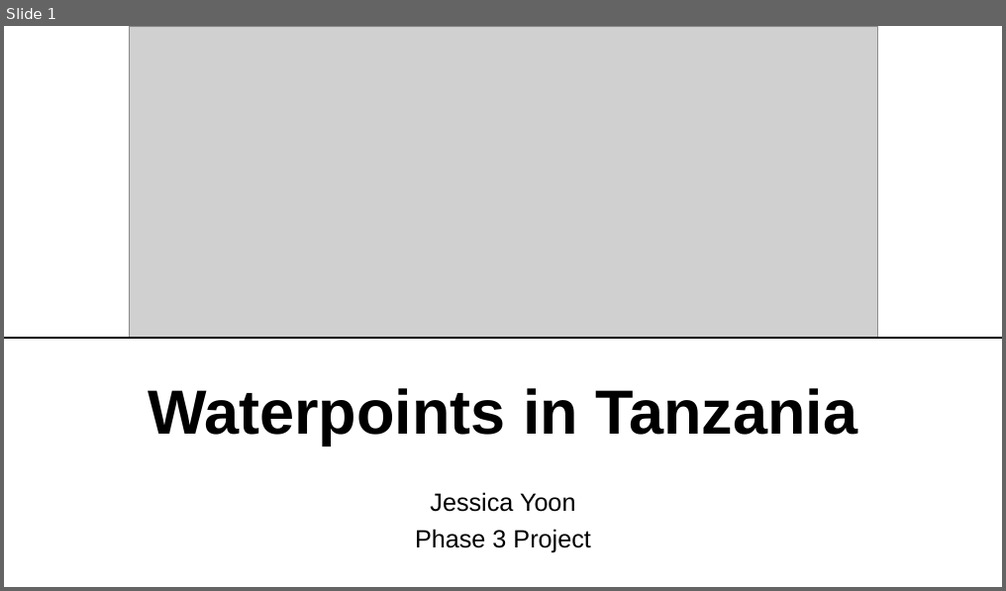
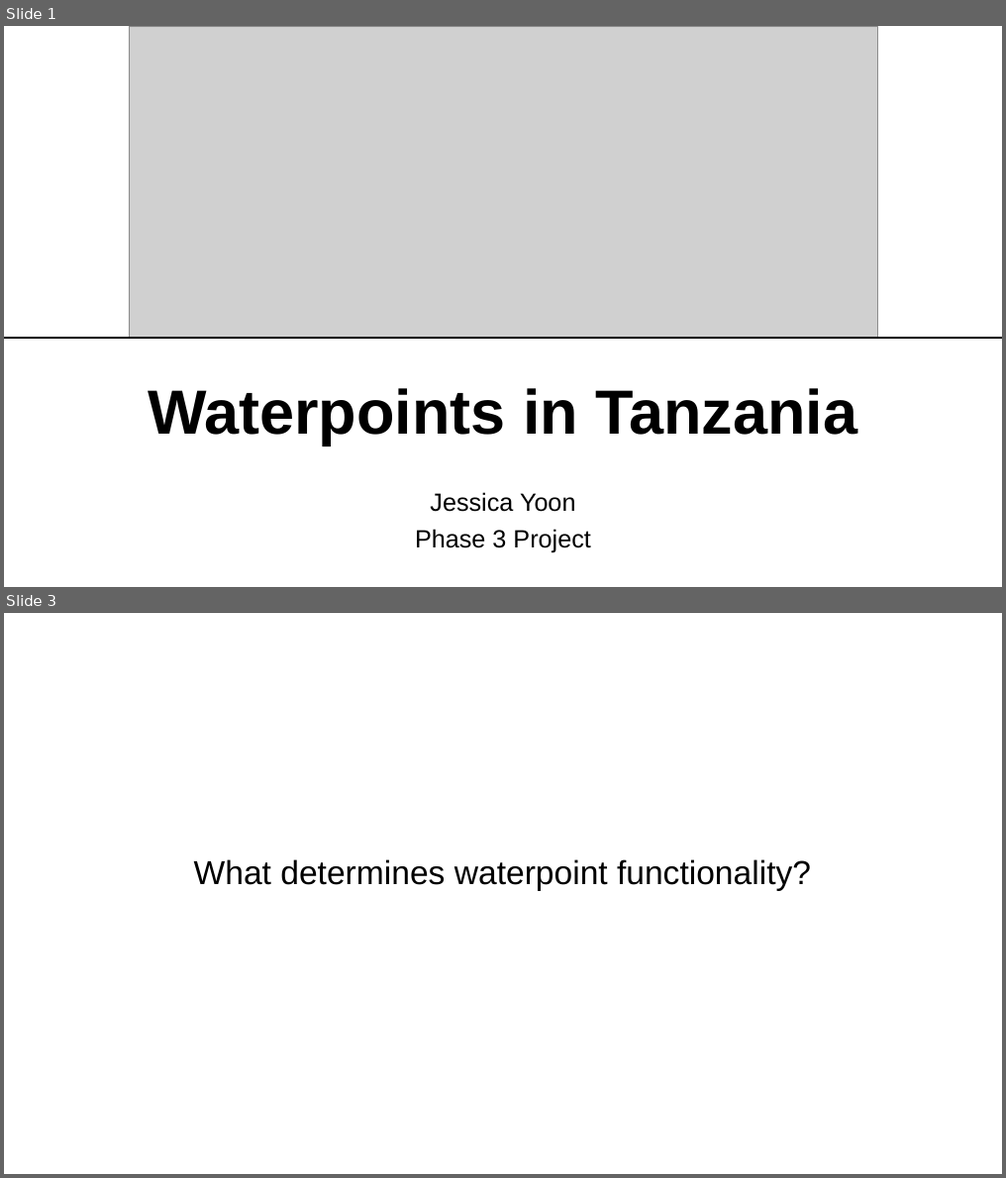
Before and after one commit to jj-yoon/dsc-phase-3-project, a slide deck: Presentation.pptx. Shown one above the other, each under a label of ours: slide 1 before the commit, slides 1 and 3 after it; the slides between them are not shown. The pictures are 1006x591 and 1006x1178 pixels, drawn with LibreOffice and Linux fonts; fonts in the diff are those of the drawing; grey boxes stand for pictures. Boxes give left, top, right and bottom in pixels: in the first picture for what was removed or moved away, otherwise in the second. Text is boxed around its words. In the diff, an @@ line names an element or a change of style, - is before the commit and + after.

```diff
--- a/Presentation.pptx
+++ b/Presentation.pptx
@@ slide 3 added at box(4, 613, 1002, 1174), background #FFFFFF @@
@@ text added at box(194, 860, 811, 891), 32 pt, text #000000 @@
+What determines waterpoint functionality?
```
Also in this commit, not shown: 3 slides changed, 4 other slides added, 5 slides removed, 28 other files.
